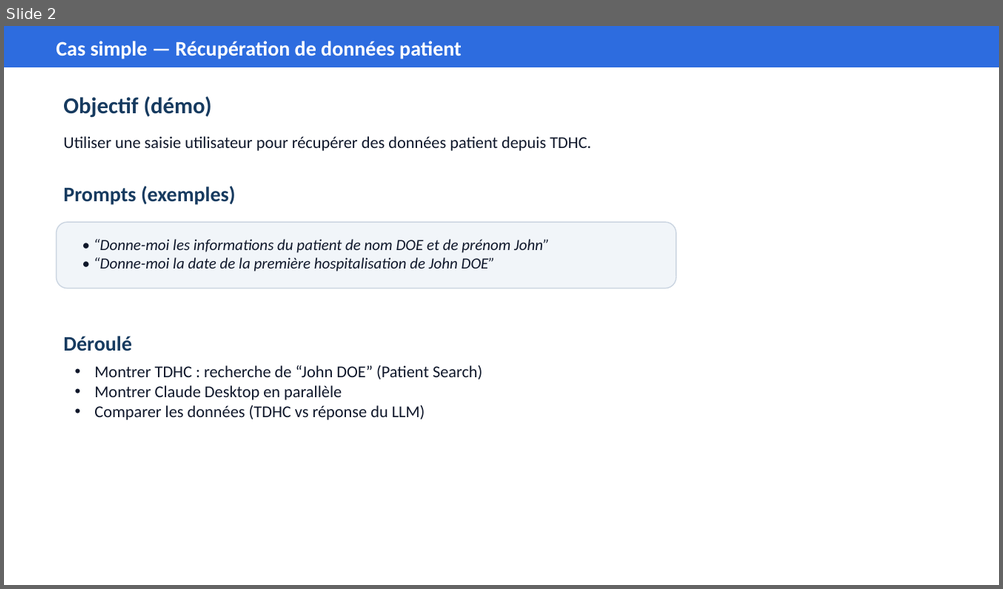
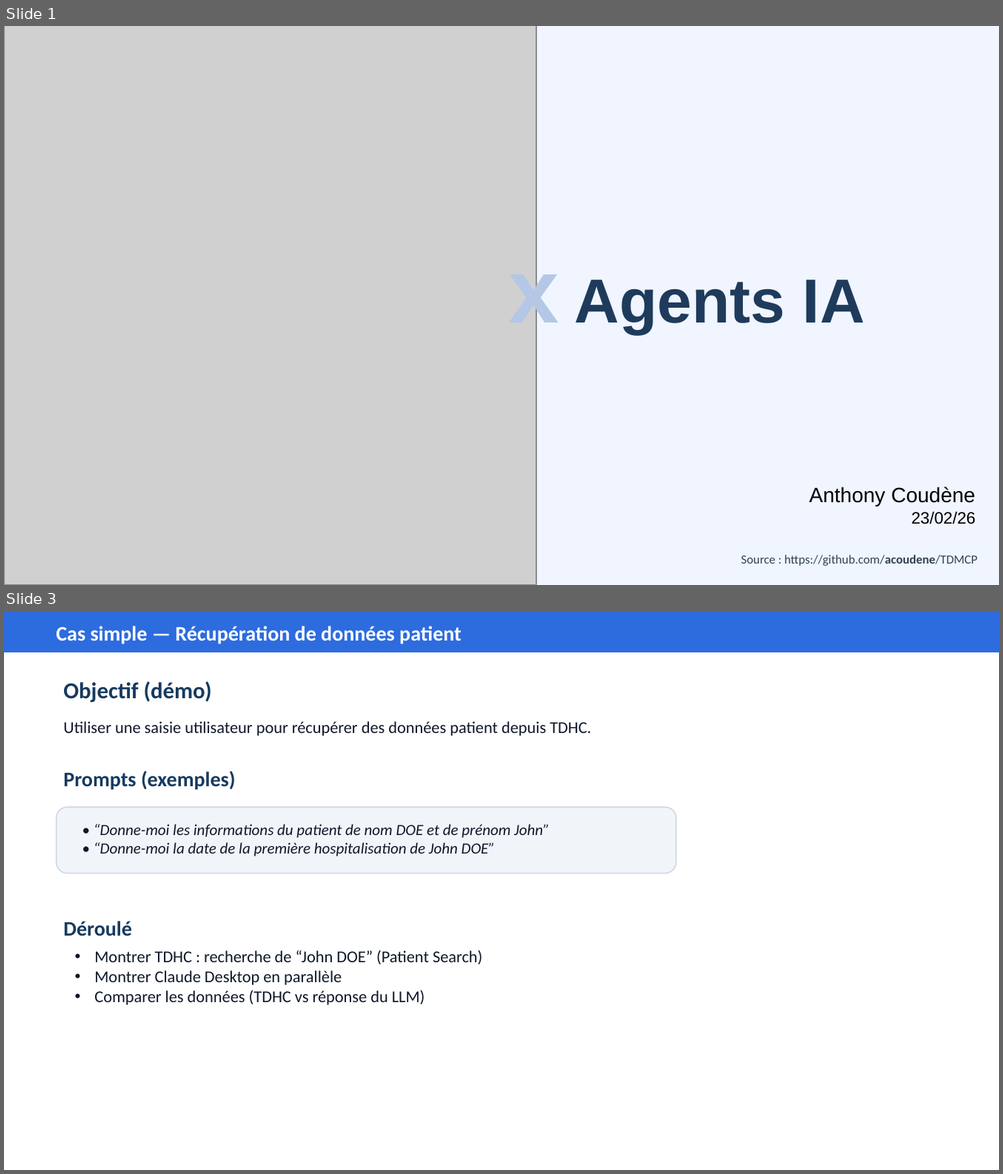
Before and after one commit to acoudene/TDMCP, a slide deck: TDHC/Resources/TDHC_IA_MCP_TDHC.pptx. Shown one above the other, each under a label of ours: slide 2 before the commit, slides 1 and 3 after it; the slides between them are not shown. The pictures are 1003x589 and 1003x1174 pixels, drawn with LibreOffice and Linux fonts; fonts in the diff are those of the drawing; grey boxes stand for pictures. Boxes give left, top, right and bottom in pixels: in the first picture for what was removed or moved away, otherwise in the second. Text is boxed around its words. In the diff, an @@ line names an element or a change of style, - is before the commit and + after.

```diff
--- a/TDHC/Resources/TDHC_IA_MCP_TDHC.pptx
+++ b/TDHC/Resources/TDHC_IA_MCP_TDHC.pptx
@@ slide 1 added at (4,26,999,585), background #FFFFFF @@
@@ rectangle added at (4,26,999,585), fill #F0F5FF @@
@@ picture added at (4,26,536,585) @@
@@ text added at (509,250,865,339), 60 pt, text #1F3B5B, bold @@
+x Agents IA
@@ text added at (809,487,975,506), 20 pt, text #000000 @@
+Anthony Coudène
@@ text added at (911,511,976,525), 16 pt, text #000000 @@
+23/02/26
@@ text added at (741,555,977,566), 12 pt, text #334155 @@
+Source : https://github.com/acoudene/TDMCP
@@ what was slide 2 is now slide 3 @@
```
Also in this commit, not shown: 3 slides changed, 2 other files.
